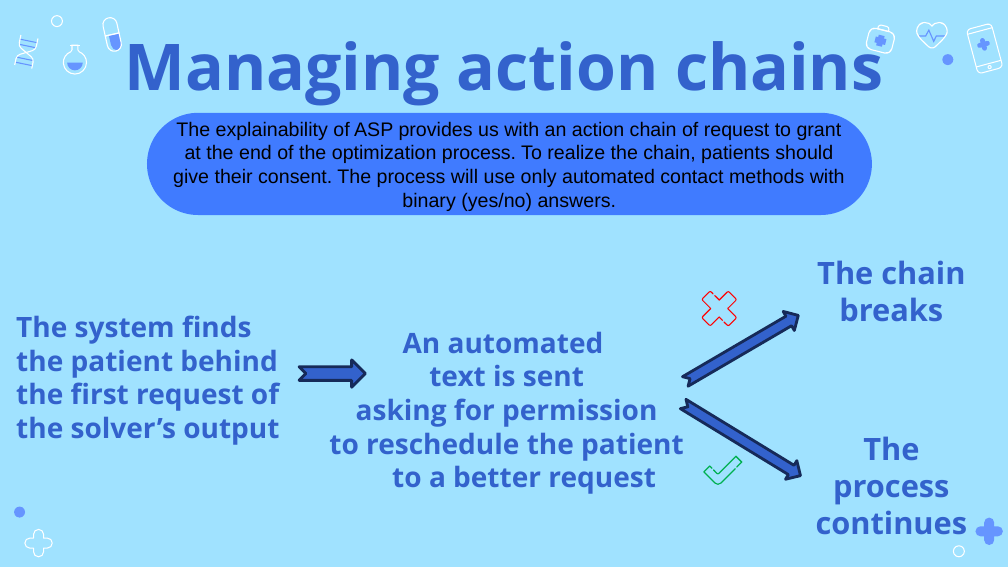
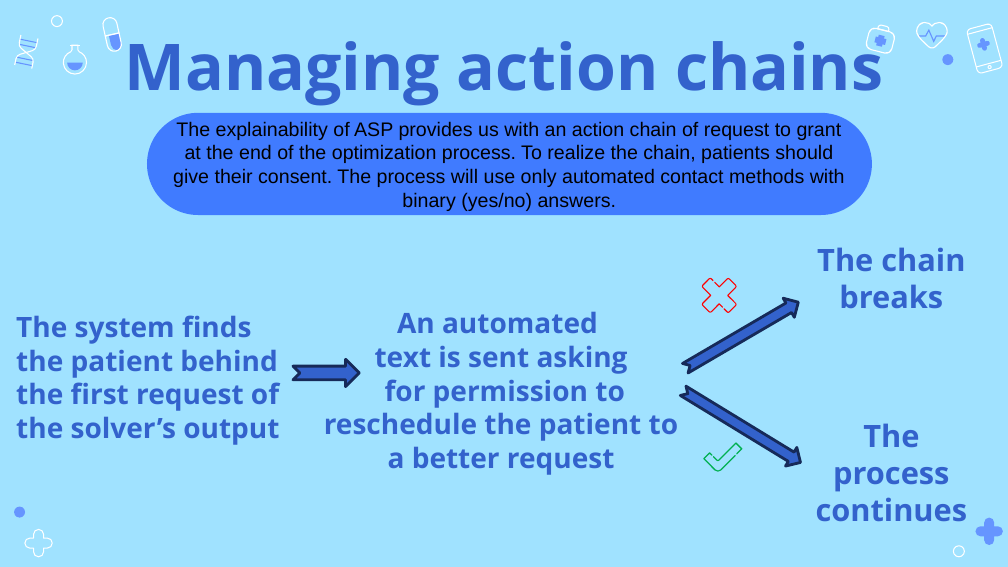
Before and after one commit to StavrosKanias/Medical_Appointment_Rescheduling_App, a slide deck: slide 43 of ENIGMA 2023/Presentation.pptx (slide 41 before the commit). Drawn at 1008x567 pixels with LibreOffice and Linux fonts; fonts in the diff are those of the drawing. Boxes give left, top, right and bottom in pixels: in the first picture for what was removed or moved away, otherwise in the second. Text is boxed around its words. In the diff, an @@ line names an element or a change of style, - is before the commit and + after.

```diff
--- a/ENIGMA 2023/Presentation.pptx
+++ b/ENIGMA 2023/Presentation.pptx
@@ subtitle "An automated": place and size @@
-subtitle "An automated" at [329, 332, 684, 494]
+subtitle "An automated" at [324, 312, 679, 475]
@@ notched right arrow: place and size @@
-notched right arrow at [299, 360, 366, 387]
+notched right arrow at [293, 359, 360, 386]
@@ subtitle at [324, 346, 679, 475]: text changed @@
-text is sent
-asking for permission
-to reschedule the patient to a better request
+text is sent asking
+for permission to
+reschedule the patient to
+a better request
@@ 4 freeform shapes, 2 notched right arrows, 1 text, 1 subtitle: place and size @@
-4 freeform shapes, 2 notched right arrows, 1 text, 1 subtitle at [678, 260, 968, 534]
+4 freeform shapes, 2 notched right arrows, 1 text, 1 subtitle at [678, 247, 968, 521]
```
Also in this commit, not shown: 6 other slides changed, 3 slides added, 36 other files.
